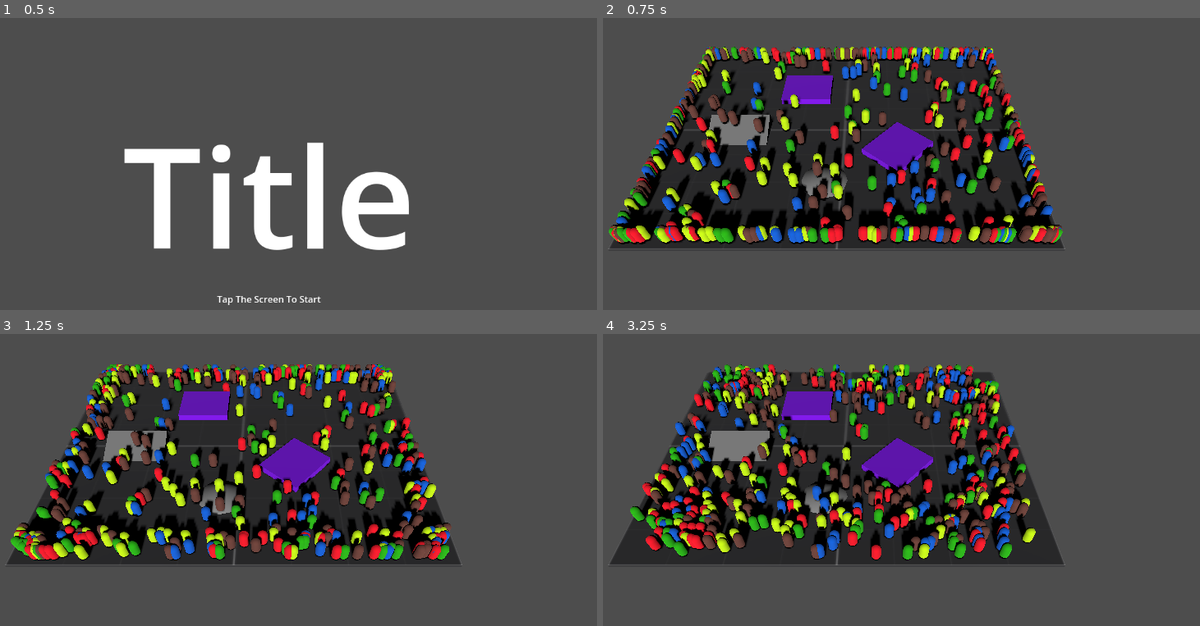
Above: before the commit, frames 1-4 (two rows, left to right).
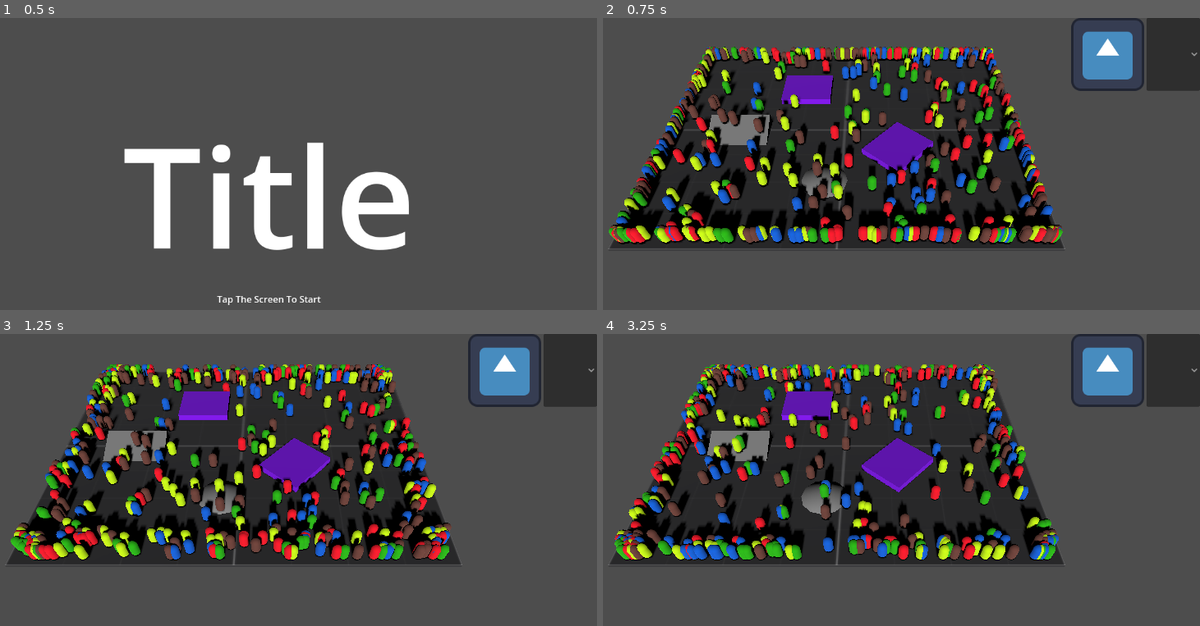
Above: after the commit, the same moments.

Repository: cgo722/DumbAI
Game: Godot game, scene res://main_world.tscn
The game is run twice, just before and just after one commit, with the same random seed, the same clock (stepped at 60 frames per second) and the same inputs. The engine's default icon, where the game draws it, is replaced by a stand-in: a white triangle on a blue panel in a dark square.
Inputs (mouse positions are in pixels of both pictures, inside the frame that each line leads up to):
- Up to frame 1 (0.5 s): no input
- Up to frame 2 (0.75 s): tap Enter at 0.5 s; move the mouse to (1014, 184) at 0.52 s; click (1014, 184) at 0.67 s
- Up to frame 3 (1.25 s): no input
- Up to frame 4 (3.25 s): click (1110, 369) at 1.27 s; click (1110, 369) at 2.02 s; click (1110, 369) at 2.77 s

Frame 1 is identical in both runs. In frame 2, 4.0% of the frame differs, in the area x 78-100%, y 0-25%; in frame 3, 4.0%; in frame 4, 32%, in the area x 1-100%, y 0-78%.

Commit message:
i dont remeber

Diff:
--- a/GameManager.gd
+++ b/GameManager.gd
@@ -14,6 +14,9 @@
 @export var gameOver : PackedScene
 @export var pauseMenu : PackedScene
 @export var levels : Array[PackedScene] = []
+@export var hud : PackedScene
+var current_level_instance: Node = null
+var current_hud_instance: Node = null
 
 func _ready():
 	# Initialize the game state
@@ -46,13 +49,31 @@
 func start_game() -> void:
 	print("Starting game")
 	score = 0
+	# Remove previous HUD and level if they exist
+	if current_hud_instance:
+		current_hud_instance.queue_free()
+	if current_level_instance:
+		current_level_instance.queue_free()
+	# Spawn HUD
+	current_hud_instance = hud.instantiate()
+	add_child(current_hud_instance)
 	# Spawn the first level from levels[0]
 	if levels.size() > 0 and levels[0]:
-		var level_instance = levels[0].instantiate()
-		add_child(level_instance)
+		current_level_instance = levels[0].instantiate()
+		add_child(current_level_instance)
 
 func show_game_over() -> void:
 	print("Game over")
 	if score > high_score:
 		high_score = score
 	# Load or instantiate gameOver scene here if needed
+
+func restart_level() -> void:
+	print("Restarting level")
+	if current_level_instance:
+		current_level_instance.queue_free()
+	# Respawn the current level (assuming levels[0] for now)
+	if levels.size() > 0 and levels[0]:
+		current_level_instance = levels[0].instantiate()
+		add_child(current_level_instance)
+	# Optionally reset score or other variables as needed
--- a/Levels/Menus/HUD.tscn
+++ b/Levels/Menus/HUD.tscn
@@ -1,14 +1,18 @@
-[gd_scene load_steps=2 format=3 uid="uid://cdcq23pv67lx"]
+[gd_scene load_steps=3 format=3 uid="uid://cdcq23pv67lx"]
 
 [ext_resource type="Texture2D" uid="uid://booy323ur7r86" path="res://icon.svg" id="1_e55oq"]
+[ext_resource type="Script" uid="uid://dcfufv1qwbujd" path="res://Levels/Menus/hud.gd" id="1_k32n8"]
 
-[node name="Hud" type="Control"]
+[node name="Hud" type="Control" node_paths=PackedStringArray("restart_button", "dropdown")]
 layout_mode = 3
 anchors_preset = 15
 anchor_right = 1.0
 anchor_bottom = 1.0
 grow_horizontal = 2
 grow_vertical = 2
+script = ExtResource("1_k32n8")
+restart_button = NodePath("HBoxContainer/Retry")
+dropdown = NodePath("HBoxContainer/Other")
 
 [node name="HBoxContainer" type="HBoxContainer" parent="."]
 layout_mode = 1
--- /dev/null
+++ b/Levels/Menus/hud.gd
@@ -0,0 +1,28 @@
+extends Control
+
+@export var restart_button: TextureButton
+@export var dropdown: OptionButton
+
+# Called when the node enters the scene tree for the first time.
+func _ready() -> void:
+	restart_button.pressed.connect(_on_restart_pressed)
+	dropdown.item_selected.connect(_on_dropdown_selected)
+
+# Called every frame. 'delta' is the elapsed time since the previous frame.
+func _process(delta: float) -> void:
+	pass
+
+func _on_restart_pressed() -> void:
+	var game_manager = get_tree().get_root().get_node("MainWorld") # Adjust path if needed
+	game_manager.restart_level()
+
+func _on_dropdown_selected(index: int) -> void:
+	match dropdown.get_item_text(index):
+		"Options":
+			_show_options_menu()
+		"Exit":
+			get_tree().quit()
+
+func _show_options_menu() -> void:
+	# Implement your options menu logic here
+	print("Options menu selected")
--- a/Levels/Playground.tscn
+++ b/Levels/Playground.tscn
@@ -1,7 +1,7 @@
 [gd_scene load_steps=10 format=3 uid="uid://c5eqq7rkoymst"]
 
 [ext_resource type="PackedScene" uid="uid://ddvcubqa18bly" path="res://AI/AIBase.tscn" id="1_giaex"]
-[ext_resource type="Script" uid="uid://m1ks7ri76oex" path="res://Levels/Playground.gd" id="1_x0ngj"]
+[ext_resource type="Script" uid="uid://m1ks7ri76oex" path="res://Levels/playground.gd" id="1_x0ngj"]
 [ext_resource type="PackedScene" uid="uid://c3pvspr5eung" path="res://Controlls/mobile input.tscn" id="3_37bg0"]
 [ext_resource type="Material" uid="uid://dgjiw8udooecr" path="res://addons/prototype_mini_bundle/M_prototype_dark.tres" id="3_cxhbv"]
 [ext_resource type="PackedScene" uid="uid://ecv6kkicc3lp" path="res://Danger_zone/Danger_Zone_Base.tscn" id="5_bpo5k"]
--- a/main_world.tscn
+++ b/main_world.tscn
@@ -6,6 +6,7 @@
 [ext_resource type="PackedScene" uid="uid://bukeyishijk74" path="res://Levels/Menus/MainMenu.tscn" id="4_3etub"]
 [ext_resource type="PackedScene" uid="uid://k4q345ytui86" path="res://Levels/Menus/GameOver.tscn" id="5_uue8y"]
 [ext_resource type="PackedScene" uid="uid://c5eqq7rkoymst" path="res://Levels/Playground.tscn" id="5_whfra"]
+[ext_resource type="PackedScene" uid="uid://cdcq23pv67lx" path="res://Levels/Menus/HUD.tscn" id="7_aac4l"]
 
 [node name="MainWorld" type="Node"]
 script = ExtResource("1_itk02")
@@ -14,3 +15,4 @@
 mainMenu = ExtResource("4_3etub")
 gameOver = ExtResource("5_uue8y")
 levels = Array[PackedScene]([ExtResource("5_whfra")])
+hud = ExtResource("7_aac4l")
Not shown, added: Levels/Menus/hud.gd.uid
Not shown: 1 places in main_world.tscn that only renumber resources
Not shown, added: Levels/Menus/steam.desktop
